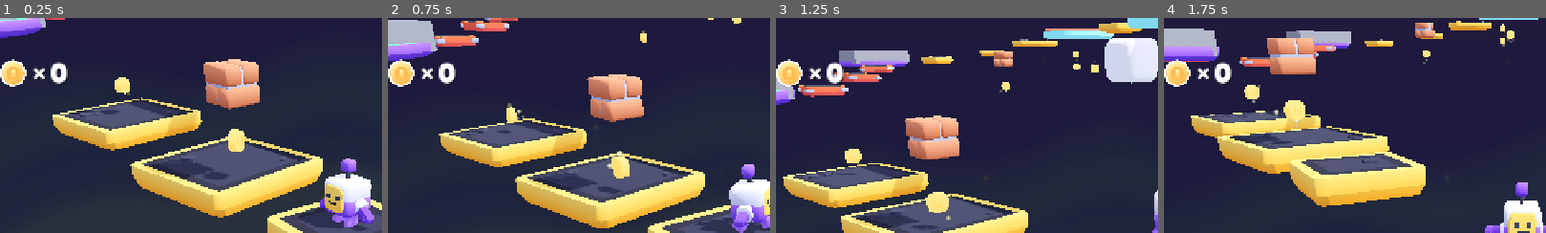
Above: before the commit, frames 1-4 (left to right).
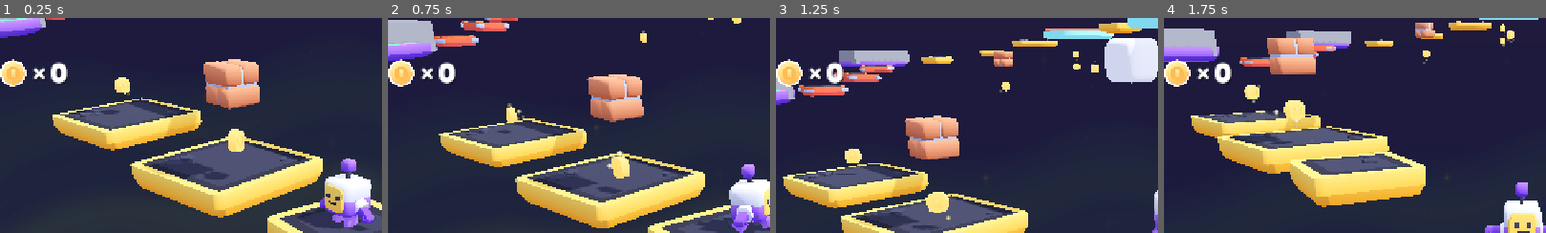
Above: after the commit, the same moments.

Repository: insertnewusername/3d-platformer
Game: Godot game, scene res://scenes/main.tscn
Same seed, same stepped clock (60 frames per second), same inputs: the game is played once before the commit and once after it.
Inputs (mouse positions are % of the whole screen's width and height, from its top left):
- Up to frame 1 (0.25 s): no input
- Up to frame 2 (0.75 s): tap Enter at 0.5 s; move the mouse to (72, 45) at 0.52 s; hold D (move_right) from 0.53 s (still down); tap Down (camera_down) at 0.6 s; click (72, 45) at 0.67 s
- Up to frame 3 (1.25 s): keep holding D (move_right); tap Space (jump) at 0.77 s
- Up to frame 4 (1.75 s): move the mouse to (30, 55) at 1.27 s; release D (move_right) at 1.28 s; hold S (move_back) from 1.28 s (still down); tap Left (camera_left) at 1.35 s; tap Space (jump) at 1.52 s
The pictures show only the part of the screen within x 5-55%, y 0-50%; the shares and areas given below are measured in that part.

Frame 1 is identical in both runs. In frame 2, less than 0.1% of the frame differs, in the area x 12-16%, y 8-12%; in frame 3, 0.1%, in the area x 5-12%, y 31-35%; in frame 4, less than 0.1%.
Error in both runs: Invalid assignment of property or key 'light_energy' with value of type 'float' on a base object of type 'null instance'. (res://scripts/main.gd:12)

Commit message:
fifth checkpoint island

Diff:
--- a/scenes/main.tscn
+++ b/scenes/main.tscn
@@ -232,6 +232,17 @@
 transform = Transform3D(3.0330265, 0, 0, 0, 1, 0, 0, 0, 4.254046, 0, 0.14813066, 0.41261202)
 mesh = SubResource("BoxMesh_jbj1t")
 
+[node name="Checkpoint5" type="Area3D" parent="World/Checkpoints" unique_id=1569293657]
+transform = Transform3D(1, 0, 0, 0, 1, 0, 0, 0, 1, -22.837507, 10.02132, -7.328103)
+
+[node name="CollisionShape3D" type="CollisionShape3D" parent="World/Checkpoints/Checkpoint5" unique_id=1554450734]
+transform = Transform3D(1, 0, 0, 0, 1, 0, 0, 0, 1, -0.08984375, 0, 0.21466064)
+shape = SubResource("BoxShape3D_jkv2x")
+
+[node name="MeshInstance3D" type="MeshInstance3D" parent="World/Checkpoints/Checkpoint5" unique_id=1143091659]
+transform = Transform3D(3.0330265, 0, 0, 0, 1, 0, 0, 0, 4.254046, 0, 0.14813066, 0.41261202)
+mesh = SubResource("BoxMesh_jbj1t")
+
 [node name="Spinnyplatform" type="Node3D" parent="World" unique_id=459119053]
 
 [node name="platform-grass-large-round" parent="World/Spinnyplatform" unique_id=815574895 instance=ExtResource("13_jbj1t")]
@@ -254,6 +265,9 @@
 
 [node name="Node3D" parent="World" unique_id=544104476 instance=ExtResource("15_dp3eg")]
 transform = Transform3D(-2.8441358e-08, 0, 0.90337473, 0, 0.3707991, 0, -0.6506624, 0, -3.9487762e-08, -0.3133316, 9.995807, -6.9991884)
+
+[node name="platform-grass-large-round5" parent="World" unique_id=424418027 instance=ExtResource("8_4oh1e")]
+transform = Transform3D(1, 0, 0, 0, 1, 0, 0, 0, 1, -22.862707, 9.563549, -6.9510756)
 
 [node name="Sun" type="DirectionalLight3D" parent="." unique_id=2119582164]
 transform = Transform3D(-0.422618, -0.694272, 0.582563, 0, 0.642788, 0.766044, -0.906308, 0.323744, -0.271654, 0, 0, 0)
@@ -308,3 +322,4 @@
 [connection signal="body_entered" from="World/Checkpoints/Checkpoint2" to="." method="_on_checkpoint_2_body_entered"]
 [connection signal="body_entered" from="World/Checkpoints/Checkpoint3" to="." method="_on_checkpoint_3_body_entered"]
 [connection signal="body_entered" from="World/Checkpoints/Checkpoint4" to="." method="_on_checkpoint_4_body_entered"]
+[connection signal="body_entered" from="World/Checkpoints/Checkpoint5" to="." method="_on_checkpoint_5_body_entered"]
--- a/scripts/main.gd
+++ b/scripts/main.gd
@@ -38,3 +38,10 @@
 		Main.checkpoint_pos = Vector3(7.395652, 10.01446, -7.101365)
 
 		print("checkpoint changed to", Main.checkpoint_pos)
+
+
+func _on_checkpoint_5_body_entered(body: Node3D) -> void:
+	if body.name == "Player":
+		Main.checkpoint_pos = Vector3(7.395652, 10.01446, -7.101365)
+
+		print("checkpoint changed to", Main.checkpoint_pos)
